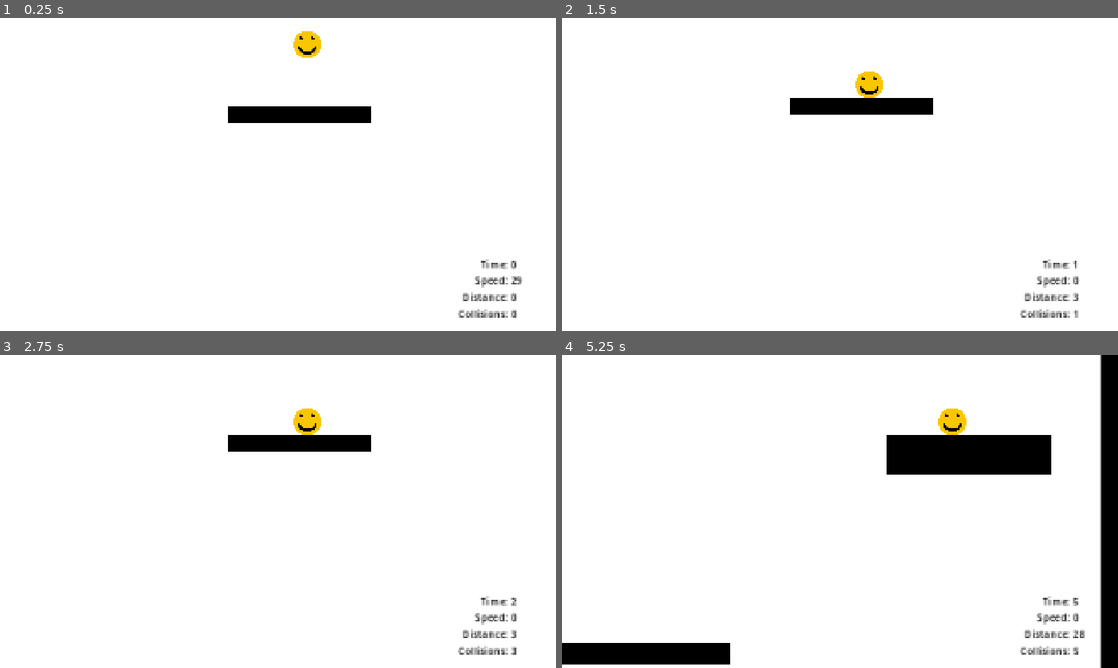
Above: before the commit, frames 1-4 (two rows, left to right).
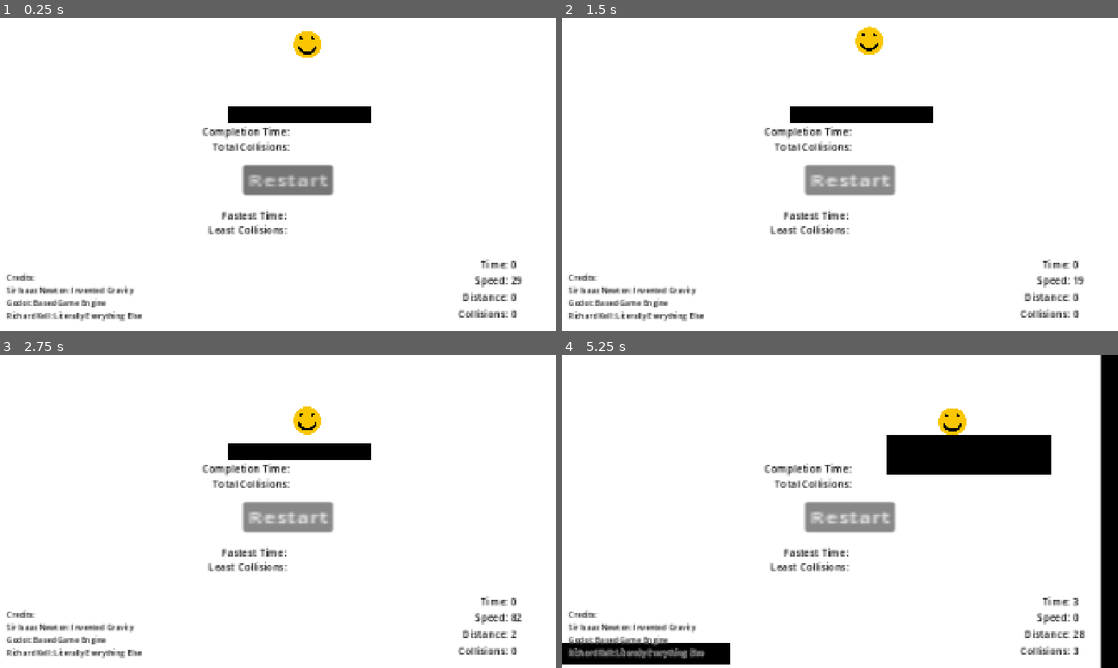
Above: after the commit, the same moments.

Repository: rickakell/FallingGame
Game: Godot game, scene res://scenes/Game.tscn
Two runs of this game, one before a commit and one after it. Both use one fixed random seed, a clock stepped at 60 frames per second and the inputs below.
Inputs (mouse positions are in pixels of both pictures, inside the frame that each line leads up to):
- Up to frame 1 (0.25 s): no input
- Up to frame 2 (1.5 s): click (851, 180) at 0.5 s, where only the run after the commit has a clickable "Restart"; click (851, 180) at 1.25 s, where only the run after the commit has a clickable "Restart"
- Up to frame 3 (2.75 s): click (289, 517) at 2 s, where only the run after the commit has a clickable "Restart"
- Up to frame 4 (5.25 s): hold Right (ui_right) 2.78-4.28 s; hold Left (ui_left) 4.28-5.03 s; hold Right (ui_right) from 5.03 s (still down)

The runs differ from the first frame. In frame 1, 3.9% of the frame differs, in the area x 1-61%, y 34-97%; in frame 2, 6.1%, in the area x 1-94%, y 2-97%; in frame 3, 5.4%; in frame 4, 4.1%.

Commit message:
Add credits

Diff:
--- a/scenes/Game.tscn
+++ b/scenes/Game.tscn
@@ -74,7 +74,6 @@
 text = "Collisions: "
 
 [node name="EndScreen" type="CanvasLayer" parent="GameManager" unique_id=1729925137]
-visible = false
 
 [node name="RestartButton" type="Button" parent="GameManager/EndScreen" unique_id=274559585]
 z_index = 1000
@@ -147,6 +146,22 @@
 theme_override_font_sizes/font_size = 24
 text = "NEW RECORD!"
 
+[node name="Credits" type="Label" parent="GameManager/EndScreen" unique_id=662549156]
+z_index = 10
+offset_left = 22.0
+offset_top = 878.0
+offset_right = 306.0
+offset_bottom = 979.0
+scale = Vector2(2.1889791, 2.1889791)
+theme_override_colors/font_color = Color(0, 0, 0, 1)
+theme_override_colors/font_outline_color = Color(1, 1, 1, 1)
+theme_override_constants/outline_size = 4
+theme_override_font_sizes/font_size = 12
+text = "Credits:
+Sir Isaac Newton: Invented Gravity
+Godot: Based Game Engine
+Richard Kell: Literally Everything Else"
+
 [node name="Player" parent="." unique_id=142940438 instance=ExtResource("1_ibkli")]
 unique_name_in_owner = true
 position = Vector2(248, -22)
